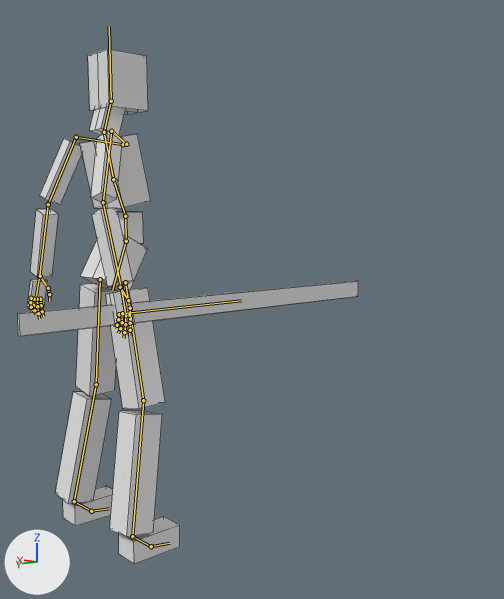
The Blender file assets/models/rig-cubes.blend as it was, and as the next commit left it.
Before and after are seen from a 50 mm lens placed at (-2.01, 1.21, 1.09), pointed at (0.4, -1.03, 0.71). Every picture has the same lights, and +X, +Y and +Z are marked at lower left. The bones that bend it are drawn over the model as lines. Mesh edges are drawn as thin lines.

In view in the first picture: 'Char', 'Sword'.
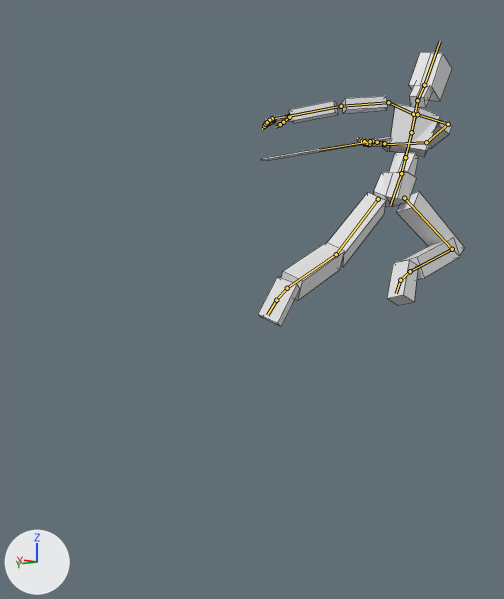
The newer file adds an action. The first version stands in its rest pose; the second is drawn at frame 39 of the action 'SlashLeft.Alt'.

Changed parts and their boxes (x1, y1, x2, y2) in the pictures (504 x 599 px):
'Char', posed (35% wider, 47% shorter): before (27, 49, 180, 564); after (258, 52, 465, 327)
'Sword', posed: before (18, 281, 358, 336); after (261, 136, 391, 161)
bone 'Root', root to tip: before (126, 241) to (125, 216); after (401, 173) to (405, 157)
bone 'Pelvis', root to tip: before (126, 241) to (112, 290); after (401, 173) to (390, 205)
bone 'UpperLeg.l', root to tip: before (100, 279) to (96, 384); after (378, 199) to (336, 254)
bone 'LowerLeg.l', root to tip: before (96, 384) to (74, 501); after (336, 254) to (287, 288)
bone 'Foot.l', root to tip: before (74, 501) to (91, 511); after (287, 288) to (276, 300)
bone 'UpperLeg.r', root to tip: before (125, 282) to (143, 400); after (404, 198) to (452, 249)
bone 'LowerLeg.r', root to tip: before (143, 400) to (132, 536); after (452, 249) to (410, 271)
bone 'Foot.r', root to tip: before (132, 536) to (151, 546); after (410, 271) to (400, 280)
bone 'Spine', root to tip: before (125, 216) to (113, 179); after (405, 157) to (411, 132)
bone 'UpperSpine', root to tip: before (113, 179) to (104, 132); after (411, 132) to (417, 100)
bone 'Neck', root to tip: before (104, 132) to (111, 101); after (417, 100) to (424, 85)
bone 'Head', root to tip: before (111, 101) to (109, 26); after (424, 85) to (440, 41)
bone 'Collarbone.l', root to tip: before (123, 144) to (76, 137); after (413, 114) to (388, 102)
bone 'CTRL_FK_Forearm.l', root to tip: before (48, 204) to (39, 276); after (341, 106) to (289, 116)
bone 'Collarbone.r', root to tip: before (126, 144) to (111, 131); after (417, 114) to (448, 124)
bone 'Hand.r', root to tip: before (121, 287) to (125, 313); after (384, 144) to (369, 145)
bone 'Weapon', root to tip: before (122, 313) to (241, 300); after (370, 141) to (319, 150)

What changed in the scene script:
```text
Change bone_root:
    where bone_root = bpy.data.objects['Armature'].pose.bones['Root']
    bone_root.location: (0.0, 0.0, 0.0) -> (0.0, 0.266, 1.556)
    bone_root.rotation_quaternion: (1.0, 0.0, 0.0, 0.0) -> (0.983, 0.184, 0.01, -0.002)  # degrees (0, 0, 0) -> degrees (21, 1, 0)
Change bone_pelvis:
    where bone_pelvis = bpy.data.objects['Armature'].pose.bones['Pelvis']  # child of 'Root'
    bone_pelvis.rotation_quaternion: (1.0, 0.0, 0.0, 0.0) -> (0.994, -0.008, 0.031, 0.102)  # degrees (0, 0, 0) -> degrees (-1, 4, 12)
Change bone_upperleg_l:
    where bone_upperleg_l = bpy.data.objects['Armature'].pose.bones['UpperLeg.l']  # child of 'Pelvis'
    bone_upperleg_l.rotation_quaternion: (1.0, 0.0, 0.0, 0.0) -> (0.904, -0.355, -0.236, 0.023)  # degrees (0, 0, 0) -> degrees (-46, -24, 13)
Change bone_lowerleg_l:
    where bone_lowerleg_l = bpy.data.objects['Armature'].pose.bones['LowerLeg.l']  # child of 'UpperLeg.l'
    bone_lowerleg_l.rotation_quaternion: (1.0, 0.0, 0.0, 0.0) -> (0.99, 0.05, -0.007, 0.135)  # degrees (0, 0, 0) -> degrees (6, -2, 15)
Change bone_foot_l:
    where bone_foot_l = bpy.data.objects['Armature'].pose.bones['Foot.l']  # child of 'LowerLeg.l'
    bone_foot_l.rotation_quaternion: (1.0, 0.0, 0.0, 0.0) -> (0.901, -0.434, 0.0, 0.0)  # degrees (0, 0, 0) -> degrees (-51, 0, 0)
Change bone_upperleg_r:
    where bone_upperleg_r = bpy.data.objects['Armature'].pose.bones['UpperLeg.r']  # child of 'Pelvis'
    bone_upperleg_r.rotation_quaternion: (1.0, 0.0, 0.0, 0.0) -> (0.881, 0.472, 0.025, -0.028)  # degrees (0, 0, 0) -> degrees (56, 4, -2)
Change bone_lowerleg_r:
    where bone_lowerleg_r = bpy.data.objects['Armature'].pose.bones['LowerLeg.r']  # child of 'UpperLeg.r'
    bone_lowerleg_r.rotation_quaternion: (1.0, 0.0, 0.0, 0.0) -> (0.548, 0.069, -0.015, -0.833)  # degrees (0, 0, 0) -> degrees (6, 6, -113)
Change bone_foot_r:
    where bone_foot_r = bpy.data.objects['Armature'].pose.bones['Foot.r']  # child of 'LowerLeg.r'
    bone_foot_r.rotation_quaternion: (1.0, 0.0, 0.0, 0.0) -> (0.896, -0.443, 0.0, 0.0)  # degrees (0, 0, 0) -> degrees (-53, 0, 0)
Change bone_spine:
    where bone_spine = bpy.data.objects['Armature'].pose.bones['Spine']  # child of 'Root'
    bone_spine.rotation_quaternion: (1.0, 0.0, 0.0, 0.0) -> (0.949, 0.128, 0.281, 0.063)  # degrees (0, 0, 0) -> degrees (19, 31, 13)
Change bone_upperspine:
    where bone_upperspine = bpy.data.objects['Armature'].pose.bones['UpperSpine']  # child of 'Spine'
    bone_upperspine.rotation_quaternion: (1.0, 0.0, 0.0, 0.0) -> (0.989, -0.142, 0.016, -0.028)  # degrees (0, 0, 0) -> degrees (-16, 1, -3)
Change bone_neck:
    where bone_neck = bpy.data.objects['Armature'].pose.bones['Neck']  # child of 'UpperSpine'
    bone_neck.rotation_quaternion: (1.0, 0.0, 0.0, 0.0) -> (0.989, 0.011, -0.12, 0.088)  # degrees (0, 0, 0) -> degrees (0, -14, 10)
Change bone_head:
    where bone_head = bpy.data.objects['Armature'].pose.bones['Head']  # child of 'Neck'
    bone_head.rotation_quaternion: (1.0, 0.0, 0.0, 0.0) -> (0.997, -0.022, -0.075, 0.027)  # degrees (0, 0, 0) -> degrees (-3, -9, 3)
Change bone_collarbone_l:
    where bone_collarbone_l = bpy.data.objects['Armature'].pose.bones['Collarbone.l']  # child of 'UpperSpine'
    bone_collarbone_l.rotation_quaternion: (1.0, 0.0, 0.0, 0.0) -> (0.986, -0.063, -0.098, -0.12)  # degrees (0, 0, 0) -> degrees (-6, -12, -13)
Change bone_ctrl_fk_upperarm_l:
    where bone_ctrl_fk_upperarm_l = bpy.data.objects['Armature'].pose.bones['CTRL_FK_UpperArm.l']  # child of 'Collarbone.l'
    bone_ctrl_fk_upperarm_l.rotation_quaternion: (1.0, 0.0, 0.0, 0.0) -> (0.871, 0.419, -0.218, 0.131)  # degrees (0, 0, 0) -> degrees (51, -29, 3)
Change bone_ctrl_fk_forearm_l:
    where bone_ctrl_fk_forearm_l = bpy.data.objects['Armature'].pose.bones['CTRL_FK_Forearm.l']  # child of 'CTRL_FK_UpperArm.l'
    bone_ctrl_fk_forearm_l.rotation_quaternion: (1.0, 0.0, 0.0, 0.0) -> (0.994, 0.0, 0.0, -0.113)  # degrees (0, 0, 0) -> degrees (0, 0, -13)
Change bone_collarbone_r:
    where bone_collarbone_r = bpy.data.objects['Armature'].pose.bones['Collarbone.r']  # child of 'UpperSpine'
    bone_collarbone_r.rotation_quaternion: (1.0, 0.0, 0.0, 0.0) -> (0.897, -0.079, 0.04, 0.434)  # degrees (0, 0, 0) -> degrees (-6, 8, 51)
Change bone_hand_r:
    where bone_hand_r = bpy.data.objects['Armature'].pose.bones['Hand.r']  # child of 'DEF_Forearm.r'
    bone_hand_r.rotation_quaternion: (1.0, 0.0, 0.0, 0.0) -> (0.138, -0.344, 0.924, -0.098)  # degrees (0, 0, 0) -> degrees (16, 169, 42)
Change bone_ctrl_fk_upperarm_r:
    where bone_ctrl_fk_upperarm_r = bpy.data.objects['Armature'].pose.bones['CTRL_FK_UpperArm.r']  # child of 'Collarbone.r'
    bone_ctrl_fk_upperarm_r.rotation_quaternion: (1.0, 0.0, 0.0, 0.0) -> (0.699, 0.472, -0.28, 0.458)  # degrees (0, 0, 0) -> degrees (45, -56, 42)
Change bone_ctrl_fk_forearm_r:
    where bone_ctrl_fk_forearm_r = bpy.data.objects['Armature'].pose.bones['CTRL_FK_Forearm.r']  # child of 'CTRL_FK_UpperArm.r'
    bone_ctrl_fk_forearm_r.rotation_quaternion: (1.0, 0.0, 0.0, 0.0) -> (0.975, -0.028, -0.135, 0.174)  # degrees (0, 0, 0) -> degrees (-6, -15, 21)
Change bone_weapon:
    where bone_weapon = bpy.data.objects['Armature'].pose.bones['Weapon']
    bone_weapon.rotation_quaternion: (1.0, 0.0, 0.0, 0.0) -> (0.932, 0.33, -0.143, 0.051)  # degrees (0, 0, 0) -> degrees (39, -17, 0)
```
